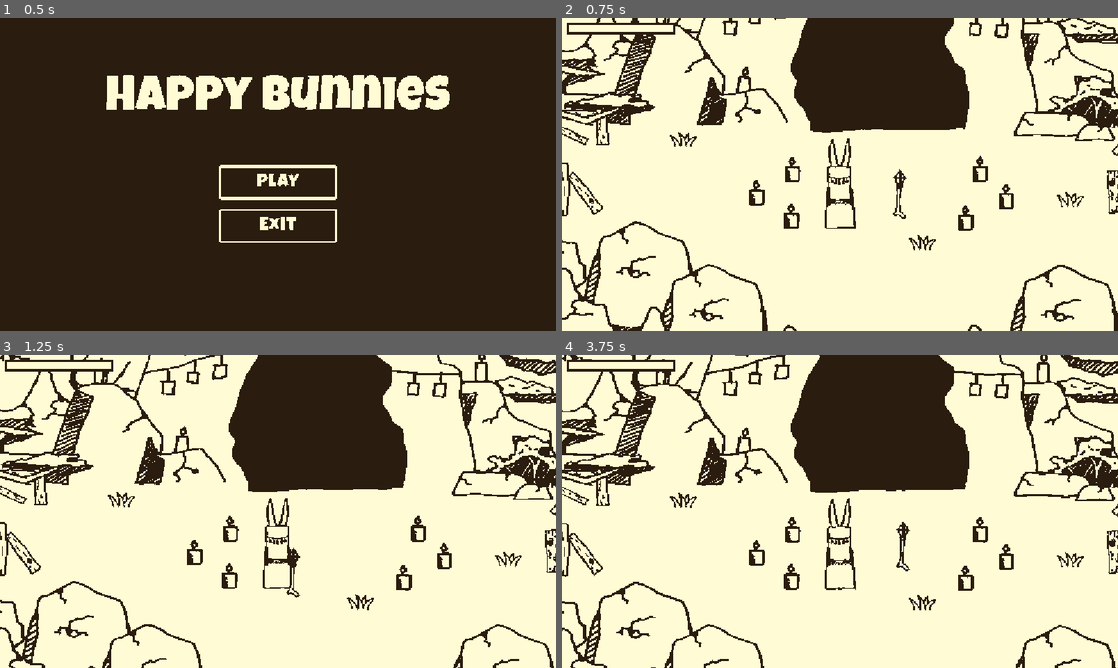
Above: before the commit, frames 1-4 (two rows, left to right).
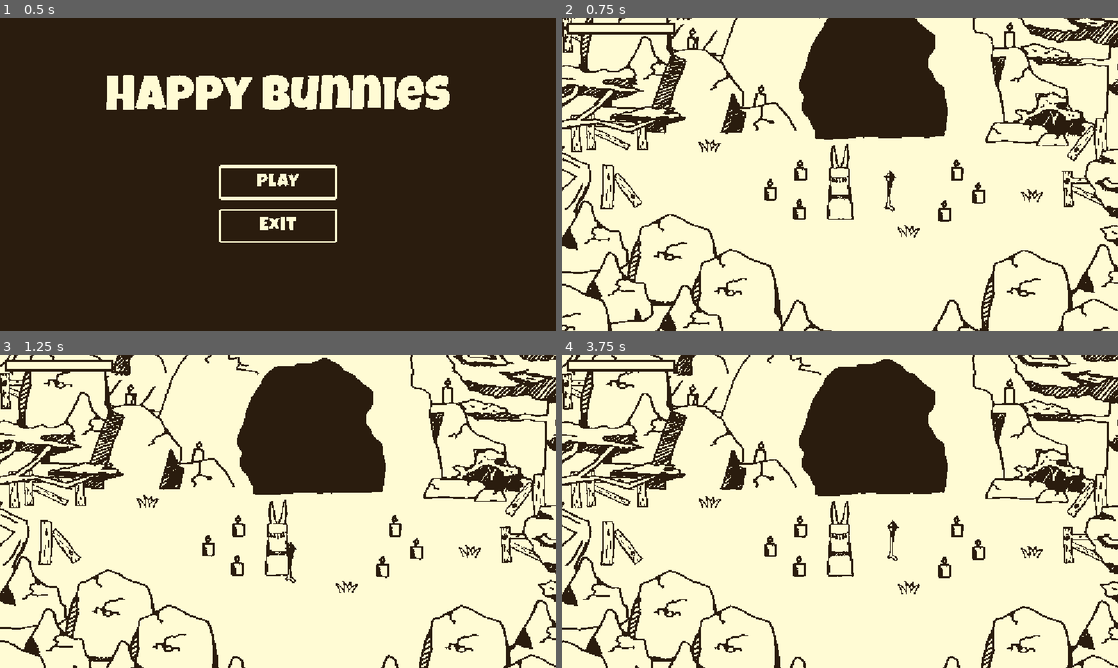
Above: after the commit, the same moments.

Repository: Szilhati-Daniel/HunJam2026-game
Game: Godot game, scene res://scenes/main_menu.tscn
Same seed, same stepped clock (60 frames per second), same inputs: the game is played once before the commit and once after it.
Inputs (mouse positions are in pixels of both pictures, inside the frame that each line leads up to):
- Up to frame 1 (0.5 s): no input
- Up to frame 2 (0.75 s): click "Play" at 0.5 s
- Up to frame 3 (1.25 s): no input
- Up to frame 4 (3.75 s): tap Enter (ui_accept) at 1.25, 1.52, 2.27 s; move the mouse to (962, 495) at 1.27 s; hold Right (ui_right) 1.28-2.03 s; tap E at 1.35, 2.1, 3.05, 3.6 s; move the mouse to (728, 527) at 2.02 s; hold Down (ui_down) 2.03-2.78 s; move the mouse to (895, 442) at 2.77 s; hold Right (ui_right) 2.78-3.53 s; hold Space 2.78-3.53 s; move the mouse to (812, 574) at 3.52 s; hold Up (ui_up) from 3.53 s (still down)

Frame 1 is identical in both runs. In frame 2, 19% of the frame differs, in the area x 0-100%, y 0-100%; in frame 3, 20%; in frame 4, 21%.

Commit message:
Fixed full screen issue.

Diff:
--- a/prefabs/camera.tscn
+++ b/prefabs/camera.tscn
@@ -9,5 +9,5 @@
 [node name="Camera3D" type="Camera3D" parent="." unique_id=531191372]
 transform = Transform3D(1, 0, 0, 0, -0.0080803195, 0.99996734, 0, -0.99996734, -0.0080803195, 0, 0, 0)
 projection = 1
-size = 10.0
+size = 12.0
 near = 0.001
--- a/prefabs/interactable.tscn
+++ b/prefabs/interactable.tscn
@@ -17,12 +17,12 @@
 [node name="prompt" type="Control" parent="CanvasLayer" unique_id=316999650]
 layout_mode = 3
 anchors_preset = 0
-offset_right = 88.0
-offset_bottom = 28.0
+offset_right = 164.0
+offset_bottom = 44.0
 
 [node name="Sprite2D" type="Sprite2D" parent="CanvasLayer/prompt" unique_id=1446159483]
-position = Vector2(82, -15.999998)
-scale = Vector2(0.16088867, 0.24707031)
+position = Vector2(81.5, -16.87499)
+scale = Vector2(0.16308594, 0.25048828)
 texture = ExtResource("2_56pfg")
 
 [node name="Label" type="Label" parent="CanvasLayer/prompt" unique_id=1944100499]
--- a/project.godot
+++ b/project.godot
@@ -24,6 +24,8 @@
 
 [display]
 
+window/size/mode=4
+window/size/resizable=false
 window/stretch/mode="canvas_items"
 window/stretch/aspect="expand"
 
--- a/scenes/level1.tscn
+++ b/scenes/level1.tscn
@@ -19,8 +19,8 @@
 
 [sub_resource type="ShaderMaterial" id="ShaderMaterial_ejswk"]
 shader = ExtResource("6_6sh32")
-shader_parameter/brightColour = Vector4(1, 0.984, 0.831, 1)
-shader_parameter/darkColour = Vector4(0.165, 0.11, 0.055, 1)
+shader_parameter/brightColour = Vector4(1, 0.9843137, 0.83137256, 1)
+shader_parameter/darkColour = Vector4(0.16470589, 0.10980392, 0.05490196, 1)
 shader_parameter/treshold = 0.67
 shader_parameter/invert = false
 
@@ -113,14 +113,13 @@
 texture = ExtResource("11_14jow")
 
 [node name="Interactable" parent="pedestal" unique_id=81808595 node_paths=PackedStringArray("interactable_node", "prompt_target_node") instance=ExtResource("8_dxn3v")]
-transform = Transform3D(1, 0, 0, 0, 1, 0, 0, 0, 1, -1.3236904, 0, 0)
 interactable_node = NodePath("..")
-radius = 2.0
+radius = 3.0
 prompt_target_node = NodePath("../prompt_target")
 prompt_text = "Pick up"
 
 [node name="prompt_target" type="Node3D" parent="pedestal" unique_id=2098918488]
-transform = Transform3D(1, 0, 0, 0, 1, 0, 0, 0, 1, -0.4, 3.556, 0)
+transform = Transform3D(1, 0, 0, 0, 1, 0, 0, 0, 1, 0, 3.556, 0)
 
 [node name="CanvasLayer" parent="." unique_id=830739654 instance=ExtResource("5_ru4tf")]
 shader = SubResource("ShaderMaterial_ejswk")
--- a/scenes/level2.tscn
+++ b/scenes/level2.tscn
@@ -4,9 +4,9 @@
 [ext_resource type="PackedScene" uid="uid://vwfn42666ns4" path="res://prefabs/scene_geometry.tscn" id="1_d6fun"]
 [ext_resource type="Script" uid="uid://bt7omhhaytxky" path="res://scripts/render_manager.gd" id="1_hrcei"]
 [ext_resource type="PackedScene" uid="uid://cvfk2js6u40yc" path="res://prefabs/camera.tscn" id="2_alqfr"]
+[ext_resource type="PackedScene" uid="uid://eoxpn8alaiw7" path="res://prefabs/interactable.tscn" id="3_s4es8"]
 [ext_resource type="PackedScene" uid="uid://d37dkjjugakgj" path="res://prefabs/postprocessing.tscn" id="3_yqkch"]
 [ext_resource type="Shader" uid="uid://u8wxdxjtqp2p" path="res://shaders/postprocessing_cave.gdshader" id="6_hrcei"]
-[ext_resource type="FontFile" uid="uid://1s6ich2jr5m4" path="res://fonts/Wizards' Magic.ttf" id="6_s4es8"]
 [ext_resource type="Script" uid="uid://cyewqiw2ghwgd" path="res://scripts/pedestal.gd" id="7_24ks5"]
 [ext_resource type="PackedScene" uid="uid://bqfeix08xvhi0" path="res://prefabs/pointy_rock.tscn" id="8_bo4dx"]
 [ext_resource type="PackedScene" uid="uid://b4cejqpifqcui" path="res://prefabs/scenery.tscn" id="8_xa7n4"]
@@ -32,13 +32,6 @@
 shader_parameter/lightRadius = 275.0
 shader_parameter/lightSmoothing = 0.0
 shader_parameter/screenSize = Vector2(2, 1)
-
-[sub_resource type="StyleBoxFlat" id="StyleBoxFlat_63e4f"]
-bg_color = Color(0, 0, 0, 1)
-border_color = Color(0.8, 0.8, 0.8, 0)
-
-[sub_resource type="SphereShape3D" id="SphereShape3D_63e4f"]
-radius = 1.0857607
 
 [sub_resource type="BoxShape3D" id="BoxShape3D_xrivr"]
 size = Vector3(11.661499, 10.978699, 1.0108643)
@@ -118,12 +111,31 @@
 script = ExtResource("1_hrcei")
 player = NodePath("Player")
 
+[node name="pedestal" type="Node3D" parent="." unique_id=2089944145]
+transform = Transform3D(1, 0, 0, 0, 1, 0, 0, 0, 1, -1, 0, 20.5)
+script = ExtResource("7_24ks5")
+item_name = "rope"
+
+[node name="Interactable" parent="pedestal" unique_id=81808595 node_paths=PackedStringArray("interactable_node", "prompt_target_node") instance=ExtResource("3_s4es8")]
+interactable_node = NodePath("..")
+radius = 3.0
+prompt_target_node = NodePath("../prompt_target")
+prompt_text = "Pick up"
+
+[node name="pedestal" parent="pedestal" unique_id=1489384173 instance=ExtResource("16_wvb8j")]
+transform = Transform3D(1, 0, 0, 0, 1, 0, 0, 0, 1, -0.00016593933, 0, -0.0004043579)
+
+[node name="item" type="Sprite3D" parent="pedestal" unique_id=1359065246]
+transform = Transform3D(1, 0, 0, 0, 1, 0, 0, 0, 1, 0, 1.0643413, -0.01020813)
+texture = ExtResource("9_s4es8")
+
+[node name="prompt_target" type="Node3D" parent="pedestal" unique_id=1654041029]
+transform = Transform3D(1, 0, 0, 0, 1, 0, 0, 0, 1, 0, 3.55, 0)
+
 [node name="Node3D" type="Node3D" parent="." unique_id=1923978696]
 
-[node name="Player" parent="." unique_id=752145659 node_paths=PackedStringArray("interaction_prompt") instance=ExtResource("1_2k3dv")]
+[node name="Player" parent="." unique_id=752145659 instance=ExtResource("1_2k3dv")]
 movement_speed = 10.0
-interaction_prompt = NodePath("../CanvasLayer/InteractionPrompt")
-can_move = true
 
 [node name="DirectionalLight3D" type="DirectionalLight3D" parent="." unique_id=1606381182]
 transform = Transform3D(1, 0, 0, 0, 0.70710677, 0.70710677, 0, -0.70710677, 0.70710677, 0, 0, 0)
@@ -136,47 +148,10 @@
 [node name="CanvasLayer" parent="." unique_id=830739654 instance=ExtResource("3_yqkch")]
 shader = SubResource("ShaderMaterial_yqkch")
 
-[node name="InteractionPrompt" type="Panel" parent="CanvasLayer" unique_id=1385200743]
-offset_left = 458.0
-offset_top = 127.0
-offset_right = 631.0
-offset_bottom = 181.0
-theme_override_styles/panel = SubResource("StyleBoxFlat_63e4f")
-
-[node name="Label" type="Label" parent="CanvasLayer/InteractionPrompt" unique_id=1449357577]
-layout_mode = 0
-offset_left = 4.0
-offset_top = 16.0
-offset_right = 106.0
-offset_bottom = 59.0
-theme_override_colors/font_color = Color(1, 0.9843137, 0.83137256, 1)
-theme_override_fonts/font = ExtResource("6_s4es8")
-theme_override_font_sizes/font_size = 30
-text = "Interact: E"
-
 [node name="ground" parent="." unique_id=258324324 instance=ExtResource("1_d6fun")]
 transform = Transform3D(40, 0, 0, 0, 1, 0, 0, 0, 60, 1.1607356, 0, 28.978872)
 
 [node name="Scenery" type="Node3D" parent="." unique_id=466967058]
-
-[node name="pedestal" type="Node3D" parent="Scenery" unique_id=2089944145 node_paths=PackedStringArray("prompt")]
-transform = Transform3D(1, 0, 0, 0, 1, 0, 0, 0, 1, -1, 0, 20.5)
-script = ExtResource("7_24ks5")
-prompt = NodePath("../../CanvasLayer/InteractionPrompt")
-item_name = "rope"
-
-[node name="Area3D" type="Area3D" parent="Scenery/pedestal" unique_id=1668427649 groups=["interactable"]]
-transform = Transform3D(1, 0, 0, 0, 1, 0, 0, 0, 1, -0.00016593933, 0, -0.0004043579)
-
-[node name="CollisionShape3D" type="CollisionShape3D" parent="Scenery/pedestal/Area3D" unique_id=1398233812]
-shape = SubResource("SphereShape3D_63e4f")
-
-[node name="pedestal" parent="Scenery/pedestal" unique_id=1489384173 instance=ExtResource("16_wvb8j")]
-transform = Transform3D(1, 0, 0, 0, 1, 0, 0, 0, 1, -0.00016593933, 0, -0.0004043579)
-
-[node name="item" type="Sprite3D" parent="Scenery/pedestal" unique_id=1359065246]
-transform = Transform3D(1, 0, 0, 0, 1, 0, 0, 0, 1, 0, 1.0643413, -0.01020813)
-texture = ExtResource("9_s4es8")
 
 [node name="pointy rock" parent="Scenery" unique_id=1072402386 instance=ExtResource("8_bo4dx")]
 transform = Transform3D(1, 0, 0, 0, 1, 0, 0, 0, 1, -2.3894963, 0, -1.3036542)
--- a/scenes/level3.tscn
+++ b/scenes/level3.tscn
@@ -4,7 +4,6 @@
 [ext_resource type="Shader" uid="uid://yj5dns15m5u0" path="res://shaders/postprocessing.gdshader" id="2_6lxtr"]
 [ext_resource type="PackedScene" uid="uid://cvfk2js6u40yc" path="res://prefabs/camera.tscn" id="3_b72m1"]
 [ext_resource type="PackedScene" uid="uid://ciwtxush3fuib" path="res://prefabs/player.tscn" id="4_5mhml"]
-[ext_resource type="FontFile" uid="uid://1s6ich2jr5m4" path="res://fonts/Wizards' Magic.ttf" id="4_07lh1"]
 [ext_resource type="PackedScene" uid="uid://vwfn42666ns4" path="res://prefabs/scene_geometry.tscn" id="5_rupth"]
 [ext_resource type="Script" uid="uid://bt7omhhaytxky" path="res://scripts/render_manager.gd" id="8_5mhml"]
 [ext_resource type="Script" uid="uid://eoui3obhryts" path="res://scripts/foliage_spawner.gd" id="8_6qt4k"]
@@ -19,6 +18,7 @@
 [ext_resource type="PackedScene" uid="uid://ifncu6d54gsp" path="res://prefabs/trigger.tscn" id="16_a114e"]
 [ext_resource type="Script" uid="uid://cyewqiw2ghwgd" path="res://scripts/pedestal.gd" id="16_s4dsi"]
 [ext_resource type="Texture2D" uid="uid://umvxxj3f80uv" path="res://assets/graphics/testSprites/items/paint/paint.png" id="18_07lh1"]
+[ext_resource type="PackedScene" uid="uid://eoxpn8alaiw7" path="res://prefabs/interactable.tscn" id="19_6uuvf"]
 [ext_resource type="PackedScene" uid="uid://collv4k2p7eml" path="res://prefabs/animal.tscn" id="20_6uuvf"]
 
 [sub_resource type="ShaderMaterial" id="ShaderMaterial_6qt4k"]
@@ -28,10 +28,6 @@
 shader_parameter/treshold = 0.67
 shader_parameter/invert = false
 
-[sub_resource type="StyleBoxFlat" id="StyleBoxFlat_6uuvf"]
-bg_color = Color(0, 0, 0, 1)
-border_color = Color(0.8, 0.8, 0.8, 0)
-
 [sub_resource type="BoxShape3D" id="BoxShape3D_g4v7s"]
 size = Vector3(136.01257, 1, 1)
 
@@ -43,9 +39,6 @@
 
 [sub_resource type="BoxShape3D" id="BoxShape3D_d0u6y"]
 size = Vector3(95.63379, 1, 1)
-
-[sub_resource type="SphereShape3D" id="SphereShape3D_6uuvf"]
-radius = 1.0857607
 
 [sub_resource type="Animation" id="Animation_6uuvf"]
 length = 0.001
@@ -111,33 +104,13 @@
 [node name="CanvasLayer" parent="." unique_id=830739654 instance=ExtResource("1_7uttt")]
 shader = SubResource("ShaderMaterial_6qt4k")
 
-[node name="InteractionPrompt" type="Panel" parent="CanvasLayer" unique_id=2143083514]
-offset_left = 458.0
-offset_top = 127.0
-offset_right = 631.0
-offset_bottom = 181.0
-theme_override_styles/panel = SubResource("StyleBoxFlat_6uuvf")
-
-[node name="Label" type="Label" parent="CanvasLayer/InteractionPrompt" unique_id=968163633]
-layout_mode = 0
-offset_left = 4.0
-offset_top = 16.0
-offset_right = 106.0
-offset_bottom = 59.0
-theme_override_colors/font_color = Color(1, 0.9843137, 0.83137256, 1)
-theme_override_fonts/font = ExtResource("4_07lh1")
-theme_override_font_sizes/font_size = 30
-text = "Interact: E"
-
 [node name="Camera" parent="." unique_id=1052899663 node_paths=PackedStringArray("player") instance=ExtResource("3_b72m1")]
 player = NodePath("../Player")
 have_bounds = true
 bounds = Vector4(4.4, 65, -25, 25)
 
-[node name="Player" parent="." unique_id=752145659 node_paths=PackedStringArray("interaction_prompt") instance=ExtResource("4_5mhml")]
+[node name="Player" parent="." unique_id=752145659 instance=ExtResource("4_5mhml")]
 movement_speed = 10.0
-interaction_prompt = NodePath("../CanvasLayer/InteractionPrompt")
-can_move = true
 
 [node name="Floor" parent="." unique_id=258324324 instance=ExtResource("5_rupth")]
 transform = Transform3D(69.92362, 0, 0, 0, 5.332588, 0, 0, 0, 49.87937, 39.073997, 0, -5.2395277)
@@ -399,17 +372,10 @@
 [node name="toAltar" parent="." unique_id=2018339637 instance=ExtResource("16_a114e")]
 transform = Transform3D(1, 0, 0, 0, 1, 0, 0, 0, 1, -3.730589, 0, -0.3743658)
 
-[node name="pedestal2" type="Node3D" parent="." unique_id=177254655 node_paths=PackedStringArray("prompt")]
+[node name="pedestal2" type="Node3D" parent="." unique_id=177254655]
 transform = Transform3D(1, 0, 0, 0, 1, 0, 0, 0, 1, 68, 0, -8.3654)
 script = ExtResource("16_s4dsi")
-prompt = NodePath("../CanvasLayer/InteractionPrompt")
 item_name = "paint"
-
-[node name="Area3D" type="Area3D" parent="pedestal2" unique_id=273099262 groups=["interactable"]]
-transform = Transform3D(1, 0, 0, 0, 1, 0, 0, 0, 1, -0.00016593933, 0, -0.0004043579)
-
-[node name="CollisionShape3D" type="CollisionShape3D" parent="pedestal2/Area3D" unique_id=112292170]
-shape = SubResource("SphereShape3D_6uuvf")
 
 [node name="pedestal" parent="pedestal2" unique_id=1489384173 instance=ExtResource("13_bradm")]
 transform = Transform3D(1, 0, 0, 0, 1, 0, 0, 0, 1, -0.00016593933, 0, -0.0004043579)
@@ -418,6 +384,15 @@
 transform = Transform3D(1, 0, 0, 0, 1, 0, 0, 0, 1, 0, 1.2674358, -0.01020813)
 texture = ExtResource("18_07lh1")
 
+[node name="Interactable" parent="pedestal2" unique_id=81808595 node_paths=PackedStringArray("interactable_node", "prompt_target_node") instance=ExtResource("19_6uuvf")]
+interactable_node = NodePath("..")
+radius = 3.0
+prompt_target_node = NodePath("../prompt_target")
+prompt_text = "Pick up"
+
+[node name="prompt_target" type="Node3D" parent="pedestal2" unique_id=1213954848]
+transform = Transform3D(1, 0, 0, 0, 1, 0, 0, 0, 1, 0, 3.55, 0)
+
 [node name="AnimationPlayer" type="AnimationPlayer" parent="." unique_id=812380926]
 libraries/ = SubResource("AnimationLibrary_6uuvf")
 
--- a/scripts/altar_controller.gd
+++ b/scripts/altar_controller.gd
@@ -47,6 +47,10 @@
 			$Sprites/face.visible = true
 
 func interact():
+	print()
+	print(FlagManager.has_candle)
+	print(FlagManager.has_paint)
+	print(FlagManager.has_rope)
 	if FlagManager.has_candle and FlagManager.has_paint and FlagManager.has_rope:
 		$Interactable.hide_prompt()
 		$Interactable.disable()
--- a/scripts/camera.gd
+++ b/scripts/camera.gd
@@ -37,7 +37,7 @@
 	center_target = player.position + center_offset
 	actual_center = center_target
 
-	var min_dst = 10000000.0
+	var min_dst = INF
 
 	for focus_point in camera_focus_points:
 		if !focus_point:
@@ -46,7 +46,7 @@
 		var projected_focus = Vector2(focus_point.global_position.x, focus_point.global_position.z)
 		var projected_center = Vector2(center_target.x, center_target.z)
 		var dst = projected_focus.distance_squared_to(projected_center)
-		if dst < focus_treshold * focus_treshold && dst < min_dst:
+		if dst < focus_treshold * focus_treshold and dst < min_dst:
 			actual_center = focus_point.global_position
 			min_dst = dst
 
--- a/scripts/flag_manager.gd
+++ b/scripts/flag_manager.gd
@@ -6,8 +6,11 @@
 
 var player_health: int = 100
 
+func _ready():
+	reset()
+
 func reset():
-	has_candle = false
-	has_rope = false
+	has_candle = true
+	has_rope = true
 	has_paint = false
 	player_health = 100
--- a/scripts/interactable.gd
+++ b/scripts/interactable.gd
@@ -6,7 +6,7 @@
 @export var prompt_target_node: Node3D
 @export var prompt_text: String = "interact"
 
-@onready var camera: Camera3D = get_viewport().get_camera_3d()
+#@onready var camera: Camera3D = get_viewport().get_camera_3d()
 
 func _ready():
 	update_radius()
@@ -22,10 +22,12 @@
 	$CollisionShape3D.shape.radius = radius
 
 func update_prompt_position():
-	if camera == null:
+
+	if prompt_target_node == null:
 		return
 
-	if prompt_target_node == null:
+	var camera := get_viewport().get_camera_3d()
+	if camera == null:
 		return
 
 	var screen_position = camera.unproject_position(prompt_target_node.global_position)
@@ -53,7 +55,10 @@
 func _on_body_entered(body: Node3D) -> void:
 	if body.is_in_group("player"):
 		show_prompt()
+		body.nearby_interactable = self
 
 func _on_body_exited(body: Node3D) -> void:
 	if body.is_in_group("player"):
 		hide_prompt()
+		if (body.nearby_interactable == self):
+			body.nearby_interactable = null
--- a/scripts/player_controller.gd
+++ b/scripts/player_controller.gd
@@ -153,9 +153,7 @@
 	HitStopManager.get_hit(0.25)
 
 func _on_area_3d_area_entered(area: Area3D) -> void:
-	if area.is_in_group("interactable"):
-		nearby_interactable = area.get_parent_node_3d()
-	elif area.is_in_group("trigger"):
+	if area.is_in_group("trigger"):
 		var scene_name = get_tree().current_scene.name
 
 		var trigger_name = area.get_parent_node_3d().name
@@ -169,6 +167,7 @@
 
 		SceneLoader.change_scene.call_deferred(new_scene)
 
+
 func _input(event: InputEvent) -> void:
 	if event is InputEventKey and event.pressed and not event.echo:
 		if event.keycode == KEY_E:
--- a/scripts/render_manager.gd
+++ b/scripts/render_manager.gd
@@ -5,8 +5,8 @@
 
 @onready
 var color_rect = $"CanvasLayer/ColorRect"
-@onready
-var camera = $"Camera/Camera3D"
+#@onready
+ #var camera: Camera3D = get_viewport().get_camera_3d()
 
 var can_start_flicker = true
 
@@ -18,15 +18,14 @@
 	process_node(self)
 
 	var shader = color_rect.material
-	var screen_size = get_viewport().size
+	var screen_size = get_viewport().get_visible_rect().size
 	shader.set_shader_parameter("screenSize", screen_size)
 
 	if player:
 		var light_source = get_node(str(player.get_path()) + "/Staff")
 
+		var camera := get_viewport().get_camera_3d()
 		var light_position = camera.unproject_position(light_source.global_position)
-		light_position /= Vector2(1152.0, 648.0)
-		light_position *= Vector2(screen_size)
 
 		shader.set_shader_parameter("lightCentre", light_position)
 
